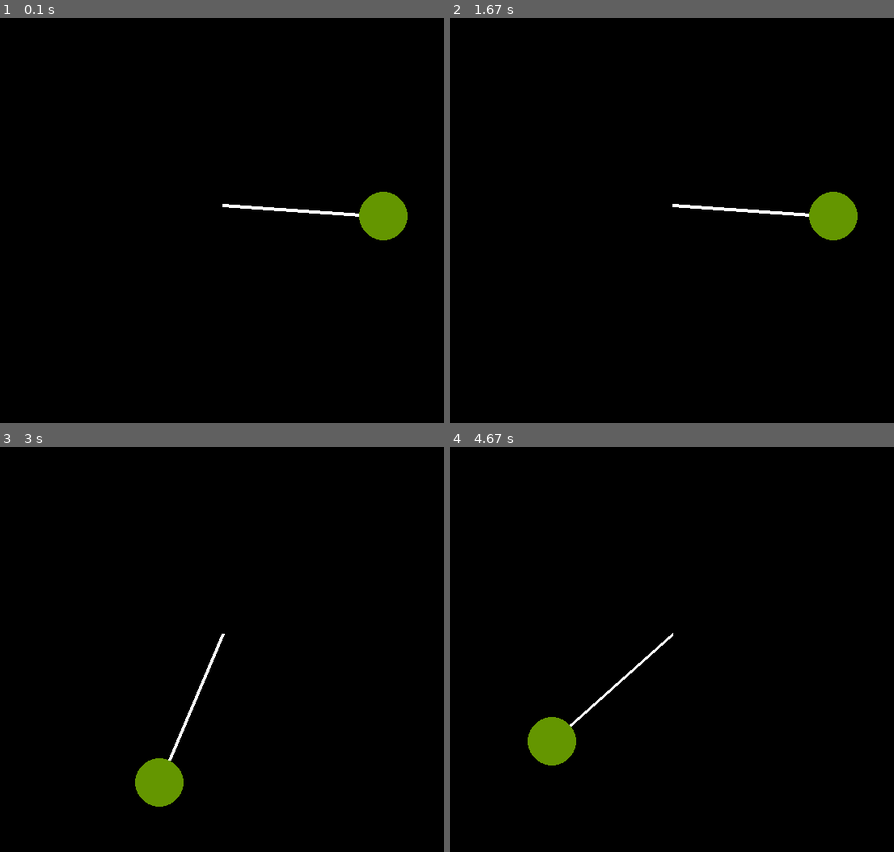
Above: before the commit, frames 1-4 (two rows, left to right).
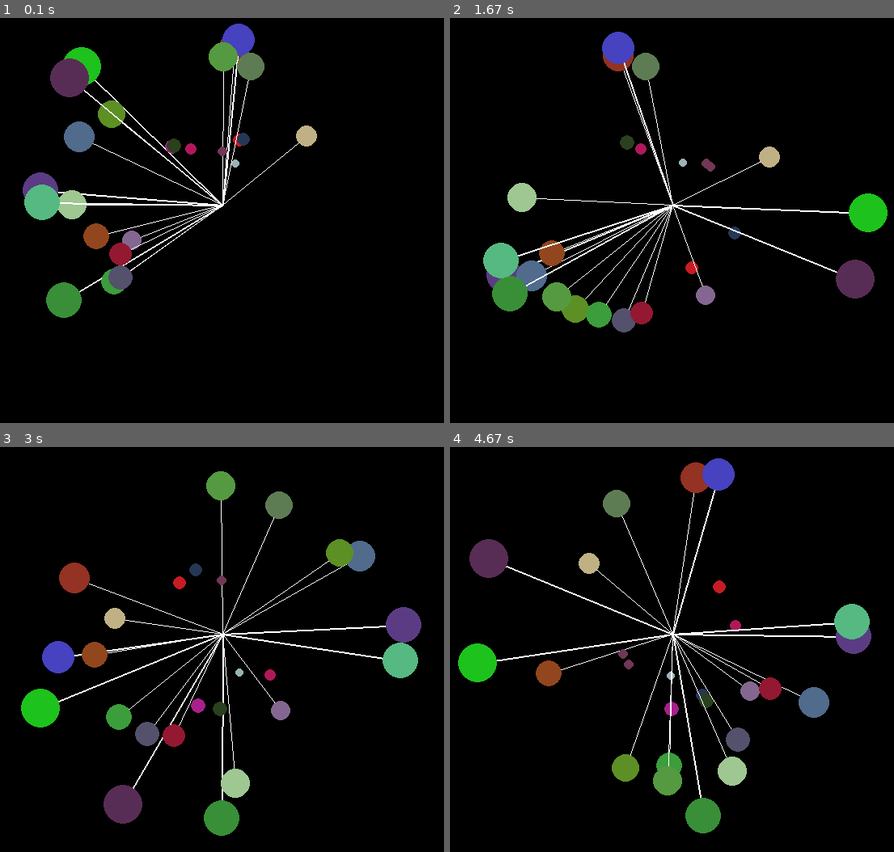
Above: after the commit, the same moments.

Repository: HeatGub/Pygame-playground
Game: pygame game, started from main.py
Two runs of this game, one before a commit and one after it. Both use one fixed random seed, a clock stepped at 60 frames per second and the inputs below.
Inputs:
- Up to frame 1 (0.1 s): no input
- Up to frame 2 (1.67 s): no input
- Up to frame 3 (3 s): no input
- Up to frame 4 (4.67 s): no input

The runs differ from the first frame. In frame 1, 8.4% of the frame differs, in the area x 5-92%, y 1-75%; in frame 2, 8.8%; in frame 3, 9.8%, in the area x 4-95%, y 5-97%; in frame 4, 9.5%.

Commit message:
class Pendulum added

Diff:
--- a/main.py
+++ b/main.py
@@ -1,6 +1,8 @@
-import functions
+# .\.venv\Scripts\activate.bat
+#import functions
 import pygame
 import numpy as np
+import random
 
 pygame.init()
 WIDTH = 800
@@ -12,42 +14,48 @@
 clock = pygame.time.Clock()
 FPS = 60
 
-def drawWindow(time):
+gravity = 1
+
+def drawWindow():
     SCREEN.fill('black')
-    #drawPendulum(WIDTH/2, HEIGHT/2, x, y)
-    drawPendulum(WIDTH/2, HEIGHT/2, 200)
-    #pygame.display.update()
+    p.update()
+    for pendulum in pendulums:
+        pendulum.update()
     pygame.display.flip() #redraws whole screen
 
-circleColor=[100,150,0]
-gravity = 1
-angle = np.pi/2
-angVel = 0
-angAcc = 0
+class simplePendulum:
+    def __init__(self, pivotX, pivotY, len, angle):
+        self.pivotX = pivotX
+        self.pivotY = pivotY
+        self.len = len
+        self.circleColor=[random.randint(20,200),random.randint(20,200),random.randint(20,200)]
+        self.angle = angle
+        self.angVel = 0
+        self.angAcc = 0
 
-def drawPendulum(pivotX, pivotY, len):
-    global angle
-    global angVel
-    global angAcc
-    force = gravity * np.sin(angle)
-    angAcc = (-1 * force) / len
-    angVel += angAcc
-    angle += angVel
+    def update(self):
+        self.force = gravity * np.sin(self.angle)
+        self.angAcc = (-1 * self.force) / self.len
+        self.angVel += self.angAcc
+        self.angle += self.angVel
 
-    x = WIDTH/2 + len*np.sin(angle)
-    y = HEIGHT/2 + len*np.cos(angle)
+        x = WIDTH/2 + self.len*np.sin(self.angle)
+        y = HEIGHT/2 + self.len*np.cos(self.angle)
 
-    pygame.draw.line(SCREEN, 'white', (pivotX, pivotY), (x, y), 4)
-    pygame.draw.circle(SCREEN, circleColor, [x, y], 30)
+        pygame.draw.line(SCREEN, 'white', (self.pivotX, self.pivotY), (x, y), int(self.len/100))
+        pygame.draw.circle(SCREEN, self.circleColor, [x, y], self.len/10)
+
+pendulums = []
+for i in range(25):
+    p = simplePendulum(WIDTH/2, HEIGHT/2, random.randint(50,250), -1-3*random.random())
+    pendulums.append(p)
 
 def gameLoop():
     run = True
-    t = 0
 
     while run:
         clock.tick(FPS) #controls framerate
-        t = t+1
-        drawWindow(t)
+        drawWindow()
 
         #event handling
         for event in pygame.event.get():
@@ -55,4 +63,5 @@
                 run = False
     pygame.quit()
 
-gameLoop()
+if __name__ == gameLoop(): # Execute Code When the File Runs as a Script, but Not When It's Imported as a Module
+    gameLoop()
